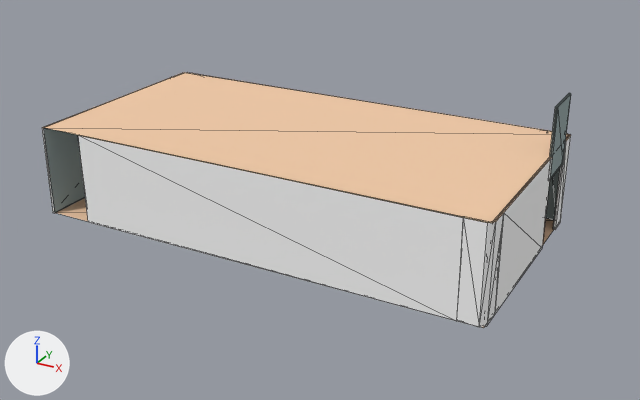
The OBJ model assets/borga map/room 8.obj as it was, and as the next commit left it.
Camera for both pictures: a 50 mm lens placed at (9.8, -1.4, 38.9), pointed at (-6.7, 28.5, 24.0). Arrows for +X, +Y and +Z are at lower left; the lights stay in place. Mesh edges are drawn as thin lines. Where no turn or scale is listed for an object, it has been applied to the vertices.

Objects in the first picture: 'result.028_Cube.048', 'wall.194_wall.020', 'wall.197_wall.021', 'wall.202_wall.021', 'wall.203_wall.020', 'wall.204_wall.021', 'wall.205_wall.020', 'wall.206_wall.010', 'wall.207_wall.021'.
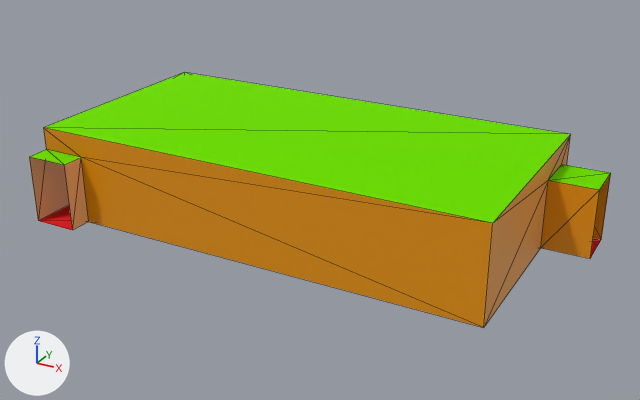
Pixel boxes (x1, y1, x2, y2) of what changed, in the pictures (640 x 400 px):
'result.028_Cube.048', reshaped (11% wider)
    before: (45, 72, 570, 328)
    after: (29, 72, 611, 328)
'wall.197_wall.021', deleted
    before: (78, 135, 464, 321)
'wall.202_wall.021', deleted
    before: (495, 157, 552, 314)
'wall.194_wall.020', deleted
    before: (456, 212, 504, 327)
'wall.207_wall.021', deleted
    before: (42, 77, 172, 213)
'wall.206_wall.010', deleted
    before: (550, 93, 571, 180)
'wall.203_wall.020', deleted
    before: (545, 130, 571, 230)
'wall.204_wall.021', deleted
    before: (204, 75, 545, 131)
'wall.205_wall.020', deleted
    before: (173, 72, 200, 77)
part 1 of me_result_028_cube_048, built on
    before: (56, 198, 554, 328)
    after: (29, 128, 611, 328)
part 2 of me_result_028_cube_048, recoloured (beige to green)
    both: (45, 72, 570, 223)

Patch to the scene script:
```diff
--- a/assets/borga map/room 8.obj.py
+++ b/assets/borga map/room 8.obj.py
@@ mat_wall @@
+mat_wall = principled_material('wall')
+mat_wall.base_color = (0.8, 0.295, 0.0)  # orange #e79400
+mat_wall.roughness = 0.431
@@ mat_top @@
+mat_top = principled_material('top')
+mat_top.base_color = (0.275, 0.922, 0.0)  # green #8ff600
+mat_top.metallic = 1.0
+mat_top.roughness = 0.933
@@ mat_bottom @@
+mat_bottom = principled_material('bottom')
+mat_bottom.base_color = (0.896, 0.0, 0.00368)  # red #f3000c
+mat_bottom.roughness = 1.0
@@ me_result_028_cube_048 @@
 # used by ob_result_028_cube_048; location = (0.0, 0.0, 0.0)
-me_result_028_cube_048.from_pydata(...)  # 8 vertices, 4 faces; spans x -18.0..2.0, y 24.5..34.5, z 22.5..26.5
+me_result_028_cube_048.from_pydata(...)  # 22 vertices, 36 faces; spans x -18.0..4.0, y 23.5..34.5, z 22.5..26.5
+# me_result_028_cube_048 part 1
+# 1 vertex is removed from x -18.0, y 24.5, z 22.5
+# 2 faces are deleted
+# 8 vertices are added at x -18.0..2.0, y 23.5..33.5, z 22.5..25.5
+# 7 new vertices lie (2.0, 0.0, 0.0) away from vertices in x -18.0..2.0, y 23.5..33.5, z 22.5..25.5
+# 22 new faces join them, mat_wall (orange #e79400)
+# 8 new faces join them, mat_bottom (red #f3000c)
+# 4 new faces join them, mat_top (green #8ff600)
+# me_result_028_cube_048 part 2: 2 faces spanning x -18.0..2.0, y 24.5..34.5, z 26.5 switch from mat_wood (beige #f3cca8) to mat_top (green #8ff600)
+me_result_028_cube_048.materials.append(mat_wall)  # orange #e79400
+me_result_028_cube_048.materials.append(mat_bottom)  # red #f3000c
@@ ob_wall_194_wall_020 @@
-ob_wall_194_wall_020 = bpy.data.objects.new('wall.194_wall.020', me_wall_194_wall_020)
-ob_wall_194_wall_020.location = (0.0, 0.0, 0.0)
@@ ob_wall_197_wall_021 @@
-ob_wall_197_wall_021 = bpy.data.objects.new('wall.197_wall.021', me_wall_197_wall_021)
-ob_wall_197_wall_021.location = (0.0, 0.0, 0.0)
@@ ob_wall_202_wall_021 @@
-ob_wall_202_wall_021 = bpy.data.objects.new('wall.202_wall.021', me_wall_202_wall_021)
-ob_wall_202_wall_021.location = (0.0, 0.0, 0.0)
@@ ob_wall_203_wall_020 @@
-ob_wall_203_wall_020 = bpy.data.objects.new('wall.203_wall.020', me_wall_203_wall_020)
-ob_wall_203_wall_020.location = (0.0, 0.0, 0.0)
@@ ob_wall_204_wall_021 @@
-ob_wall_204_wall_021 = bpy.data.objects.new('wall.204_wall.021', me_wall_204_wall_021)
-ob_wall_204_wall_021.location = (0.0, 0.0, 0.0)
@@ ob_wall_205_wall_020 @@
-ob_wall_205_wall_020 = bpy.data.objects.new('wall.205_wall.020', me_wall_205_wall_020)
-ob_wall_205_wall_020.location = (0.0, 0.0, 0.0)
@@ ob_wall_206_wall_010 @@
-ob_wall_206_wall_010 = bpy.data.objects.new('wall.206_wall.010', me_wall_206_wall_010)
-ob_wall_206_wall_010.location = (0.0, 0.0, 0.0)
@@ ob_wall_207_wall_021 @@
-ob_wall_207_wall_021 = bpy.data.objects.new('wall.207_wall.021', me_wall_207_wall_021)
-ob_wall_207_wall_021.location = (0.0, 0.0, 0.0)
```
